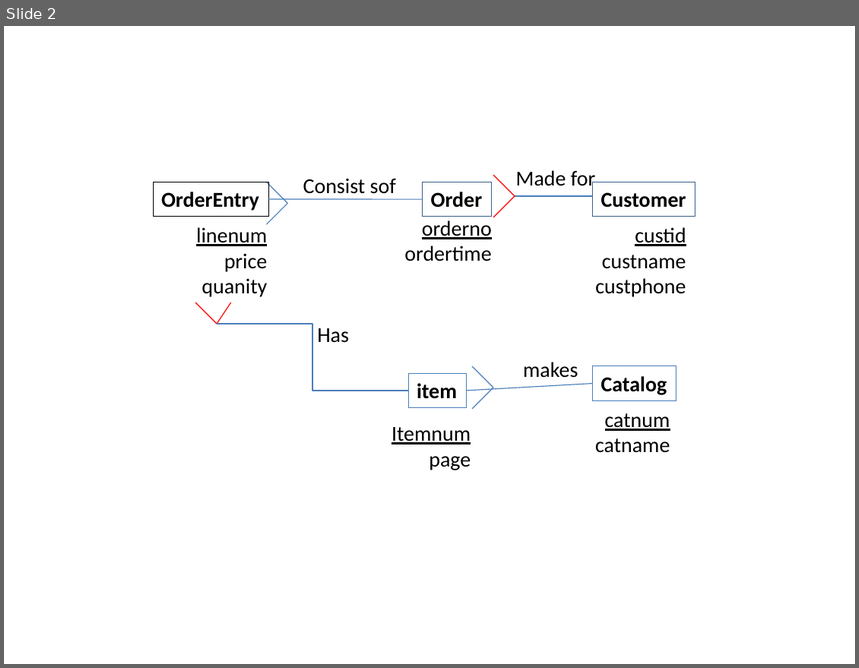
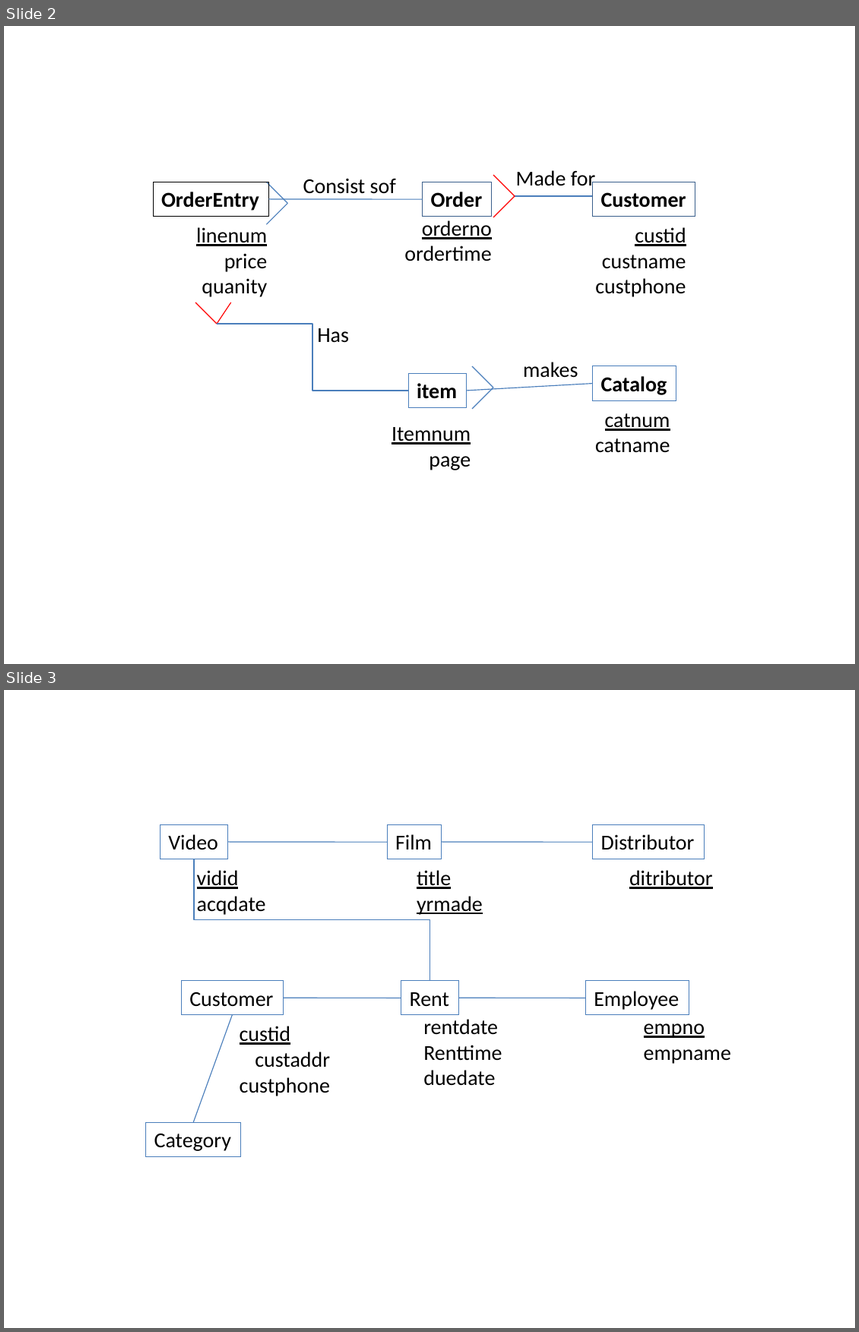
Before and after one commit to kimcharli/src-pe-tools, a slide deck: classes/CS579/dbclass/hw4-1a.pptx. Shown one above the other, each under a label of ours: slide 2 before the commit, slides 2 and 3 after it. The pictures are 859x668 and 859x1332 pixels, drawn with LibreOffice and Linux fonts; fonts in the diff are those of the drawing. Boxes give left, top, right and bottom in pixels: in the first picture for what was removed or moved away, otherwise in the second. Text is boxed around its words. In the diff, an @@ line names an element or a change of style, - is before the commit and + after.

```diff
--- a/classes/CS579/dbclass/hw4-1a.pptx
+++ b/classes/CS579/dbclass/hw4-1a.pptx
@@ slide 3 added at (4, 690, 855, 1328), background #FFFFFF @@
@@ rectangle added at (160, 825, 228, 859), outline #4B7EBC 0.75 pt, 18 pt, text #000000 @@
+Video
@@ rectangle added at (387, 825, 441, 859), outline #4B7EBC 0.75 pt, 18 pt, text #000000 @@
+Film
@@ rectangle added at (593, 825, 705, 859), outline #4B7EBC 0.75 pt, 18 pt, text #000000 @@
+Distributor
@@ line added from (228, 842) to (387, 842), #4B7EBC 0.75 pt @@
@@ line added from (441, 842) to (593, 842), #4B7EBC 0.75 pt @@
@@ elbow line added from (194, 859) to (430, 981), #4B7EBC 0.75 pt @@
@@ text added at (197, 870, 266, 915), 18 pt, text #000000 @@
+vidid
+acqdate
@@ text added at (417, 870, 483, 915), 18 pt, text #000000, underline @@
+title
+yrmade
@@ text added at (629, 870, 713, 889), 18 pt, text #000000, underline @@
+ditributor
@@ rectangle added at (181, 981, 283, 1015), outline #4B7EBC 0.75 pt, 18 pt, text #000000 @@
+Customer
@@ rectangle added at (401, 981, 459, 1015), outline #4B7EBC 0.75 pt, 18 pt, text #000000 @@
+Rent
@@ rectangle added at (585, 981, 688, 1015), outline #4B7EBC 0.75 pt, 18 pt, text #000000 @@
+Employee
@@ line added from (401, 998) to (283, 998), #4B7EBC 0.75 pt @@
@@ line added from (585, 998) to (458, 998), #4B7EBC 0.75 pt @@
@@ line added from (194, 1122) to (232, 1015), #4B7EBC 0.75 pt @@
@@ text added at (240, 1026, 330, 1097), 18 pt, text #000000 @@
+custid
+custaddr
+custphone
@@ text added at (424, 1019, 502, 1086), 18 pt, text #000000 @@
+rentdate
+Renttime
+duedate
@@ text added at (644, 1024, 731, 1064), 18 pt, text #000000 @@
+empno
+empname
@@ rectangle added at (146, 1122, 241, 1157), outline #4B7EBC 0.75 pt, 18 pt, text #000000 @@
+Category
```
Also in this commit, not shown: 42 other files.
